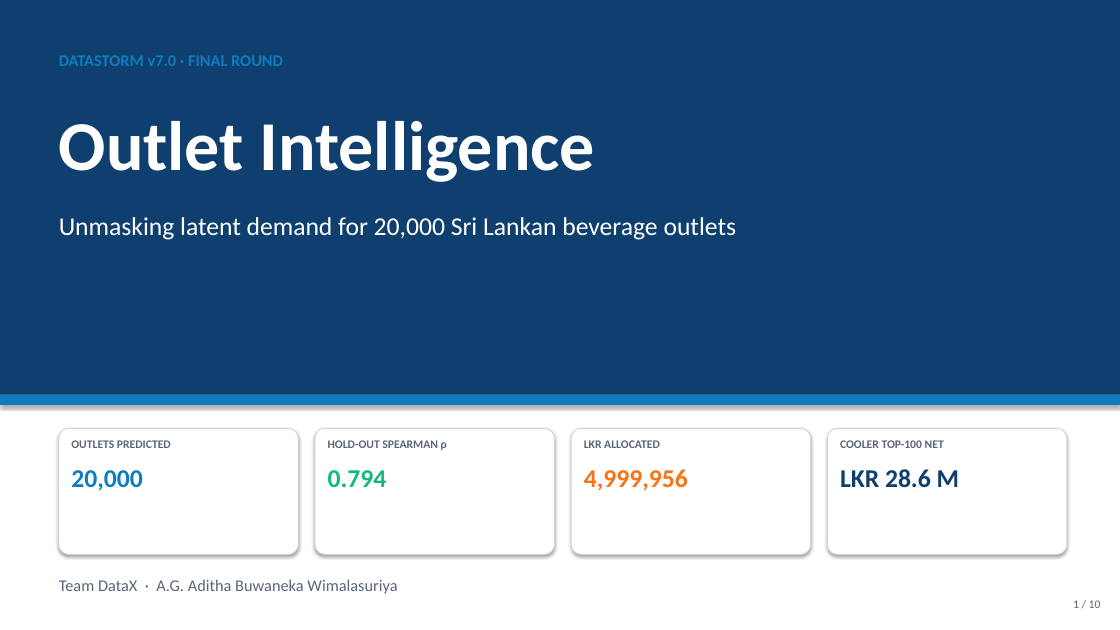
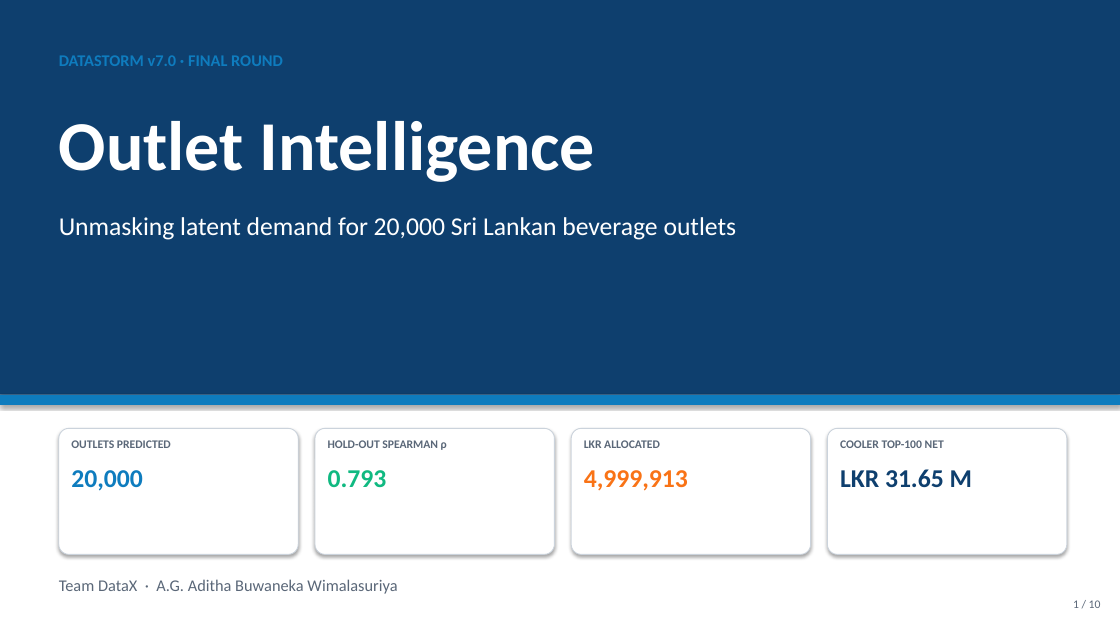
Before and after one commit to AdithaBuwaneka/datastorm-v7-storming-round, a slide deck: slide 1 of report/DataX_round2_pitch_deck.pptx. Drawn at 1120x630 pixels with LibreOffice and Linux fonts; fonts in the diff are those of the drawing. Boxes give left, top, right and bottom in pixels: in the first picture for what was removed or moved away, otherwise in the second. Text is boxed around its words. In the diff, an @@ line names an element or a change of style, - is before the commit and + after.

```diff
--- a/report/DataX_round2_pitch_deck.pptx
+++ b/report/DataX_round2_pitch_deck.pptx
@@ text at (x1=328, y1=470, x2=387, y2=487): text changed @@
-0.794
+0.793
@@ text at (x1=584, y1=470, x2=688, y2=491): text changed @@
-4,999,956
+4,999,913
@@ text at (x1=840, y1=469, x2=972, y2=487): text changed @@
-LKR 28.6 M
+LKR 31.65 M
```
Also in this commit, not shown: 4 other slides changed, 49 other files.
